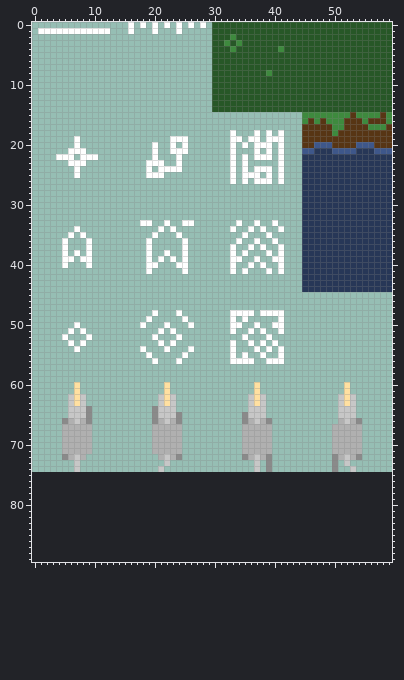
A pixel-art file gets an edit: src/sprites.aseprite. The picture above was drawn from the file before the commit.
60x75 pixels, 1 frame. The old version is drawn lined up with the new one, on the new canvas.
After:
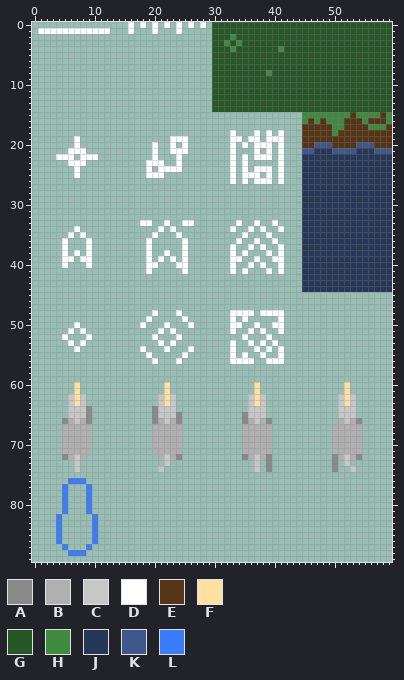
Palette (. is transparent): A #8a8a8a  B #b0b0b0  C #c7c7c7  D #ffffff  E #573514  F #ffe0a1  G #275727  H #3e8a3e  J #273757  K #3e578a  L #3b7cff
The edit:
canvas 60x75 -> 60x90
The author put colour L in row 76 at x 6 to 8; in rows 77 to 81 at x 5 and 9; in rows 82 to 86 at x 4 and 10; in row 87 at x 5 and 9; in row 88 at x 6 to 8.
